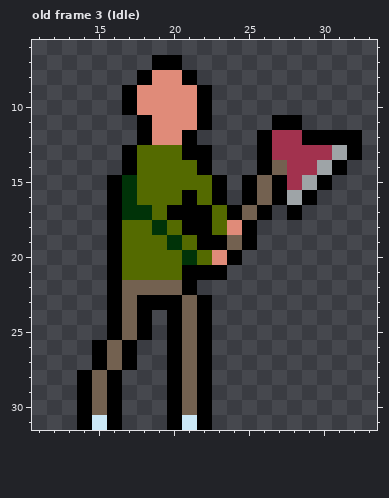
One commit to this pixel-art file: Enemies/Thug/Thug.aseprite. The picture above was drawn from the file before the commit.
40x32 pixels, 10 frames. Shown: old frame 3 (Idle): x 11..33, y 6..31. The commit also changed other frames, which this record leaves out.
After the commit:
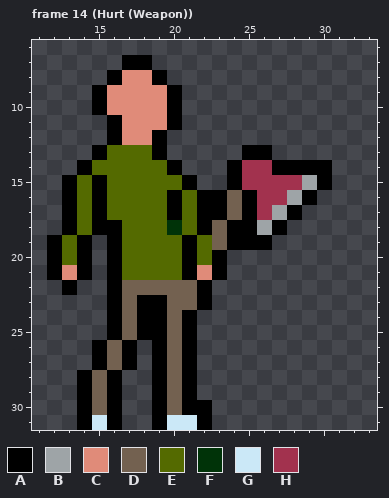
Palette (. is transparent): A #000000  B #9ea4a7  C #e08b79  D #736150  E #546a00  F #003308  G #cbe8f7  H #a2324e
A new or re-ordered frame is compared with the old frame closest to it.
The edit:
frames 10 -> 14
Changed rows in their new state; - is an unchanged pixel.
Frame 14 (Hurt (Weapon)) is new; against old frame 3 (Idle):
first column x 12:
 7 -----AA..------------
 8 ----ACCA..-----------
 9 ---ACC--A..----------
10 ---ACC--A..----------
11 ----ACC-A..----..----
12 ----ACCA..----.......
13 ---AEE-A...--A-......
14 --AEEE--A..-AHHAAAA.-
15 -AEAEE---A..AHHH-----
16 -AEAEE--AEA-D-HH-----
17 -AEAEEE--E-ADAHB-----
18 -AEA---EFE-DA-BA-----
19 AEA-----EAEDA-A------
20 AEA------A-A.--------
21 ACA-------C----------
22 -A-------DA----------
23 --------D------------
24 -------ADA.----------
25 -------ADA.----------
26 -------ADA.----------
27 -------ADA.----------
28 -------ADA.----------
29 -------ADA.----------
30 -------ADA-----------
31 -------AG------------
